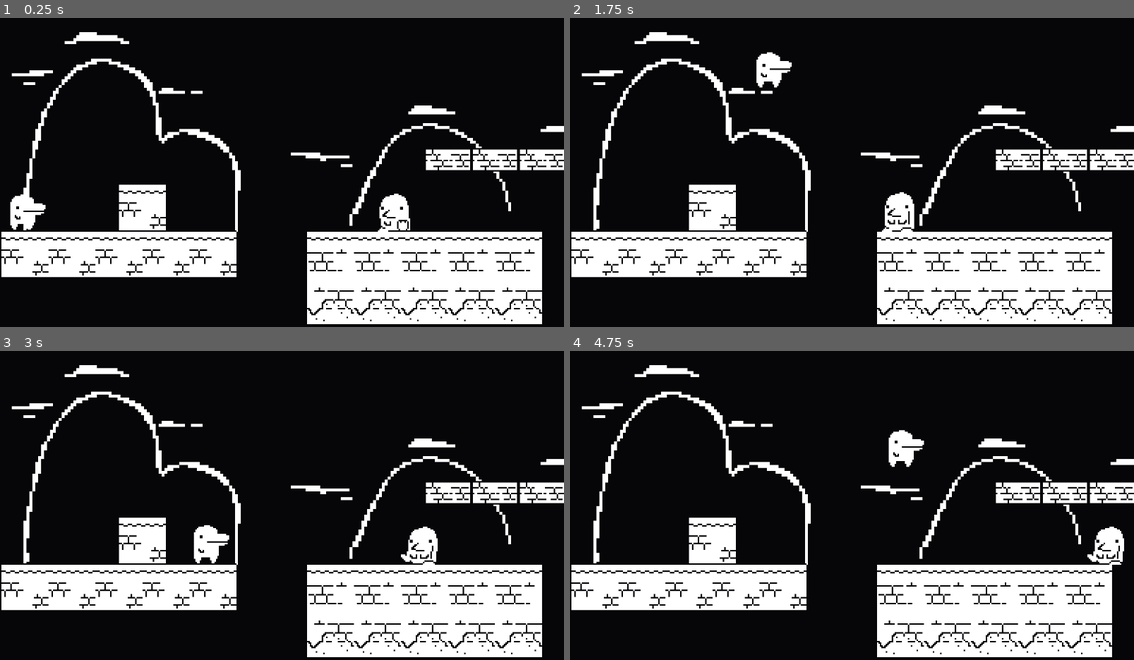
Above: before the commit, frames 1-4 (two rows, left to right).
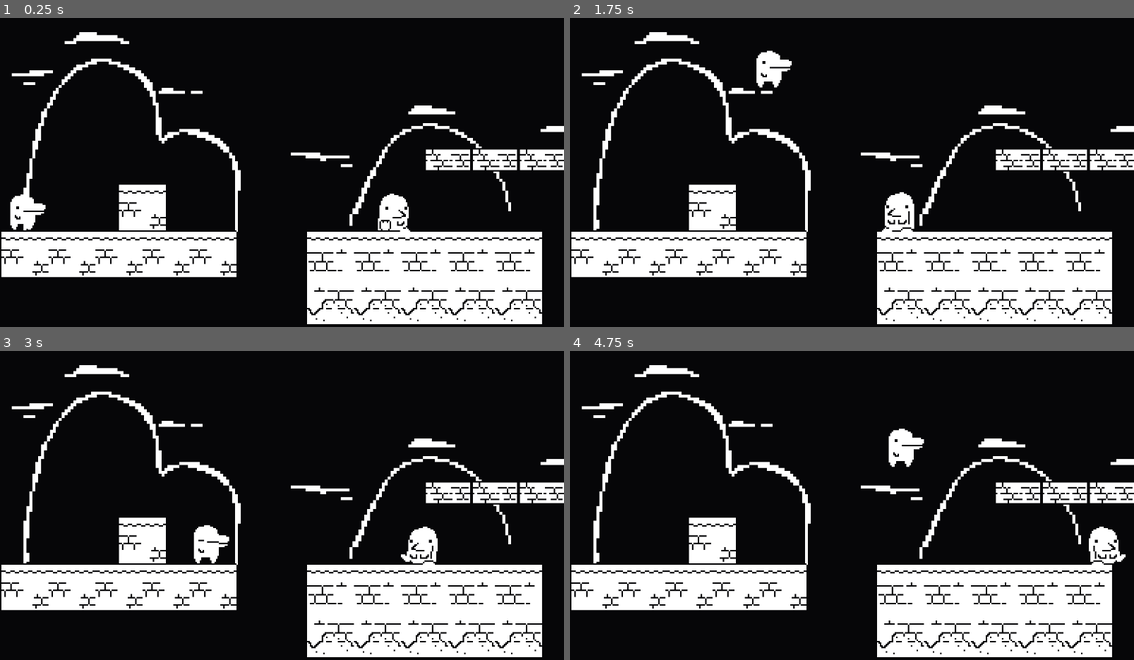
Above: after the commit, the same moments.

Repository: ConradECz/1-Bit-Jam
Game: Godot game, scene res://Scenes/main_game.tscn
Two runs of this game, one before a commit and one after it. Both use one fixed random seed, a clock stepped at 60 frames per second and the inputs below.
Inputs:
- Up to frame 1 (0.25 s): no input
- Up to frame 2 (1.75 s): hold D (move_right) from 0.53 s (still down); tap W (jump) at 0.77, 1.52 s
- Up to frame 3 (3 s): release D (move_right) at 2.03 s; hold A (move_left) 2.03-2.78 s; hold D (move_right) from 2.78 s (still down)
- Up to frame 4 (4.75 s): tap W (jump) at 3.02, 3.77, 4.52 s; release D (move_right) at 4.28 s; hold A (move_left) from 4.28 s (still down)

The runs differ from the first frame. In frame 1, 0.2% of the frame differs, in the area x 66-73%, y 56-70%; in frame 2, 0.1%; in frame 3, less than 0.1%; in frame 4, 0.5%, in the area x 56-99%, y 25-70%.

Commit message:
updated enemy collision

Diff:
--- a/Scenes/player.tscn
+++ b/Scenes/player.tscn
@@ -51,7 +51,6 @@
 sprite_frames = SubResource("SpriteFrames_f60y1")
 animation = &"Idle"
 autoplay = "Idle"
-frame_progress = 0.4645805
 
 [node name="CollisionShape2D" type="CollisionShape2D" parent="."]
 position = Vector2(0, -11)
--- a/Scripts/enemy_penguin.gd
+++ b/Scripts/enemy_penguin.gd
@@ -7,7 +7,7 @@
 @onready var ray_cast_down = $RayCastDown
 @onready var ray_cast_right = $RayCastRight
 @onready var ray_cast_left = $RayCastLeft
-@onready var animated_spirte_2d = $AnimatedSprite2D
+@onready var animated_sprite_2d = $AnimatedSprite2D
 
 func _process(_delta):
 	if ray_cast_right.is_colliding():
@@ -16,4 +16,10 @@
 		direction = 1
 	if not ray_cast_down.is_colliding():
 		direction *= -1
+
 	position.x += direction * SPEED * _delta
+
+	if direction == 1:
+		animated_sprite_2d.scale.x = 1
+	elif direction == -1:
+		animated_sprite_2d.scale.x = -1
